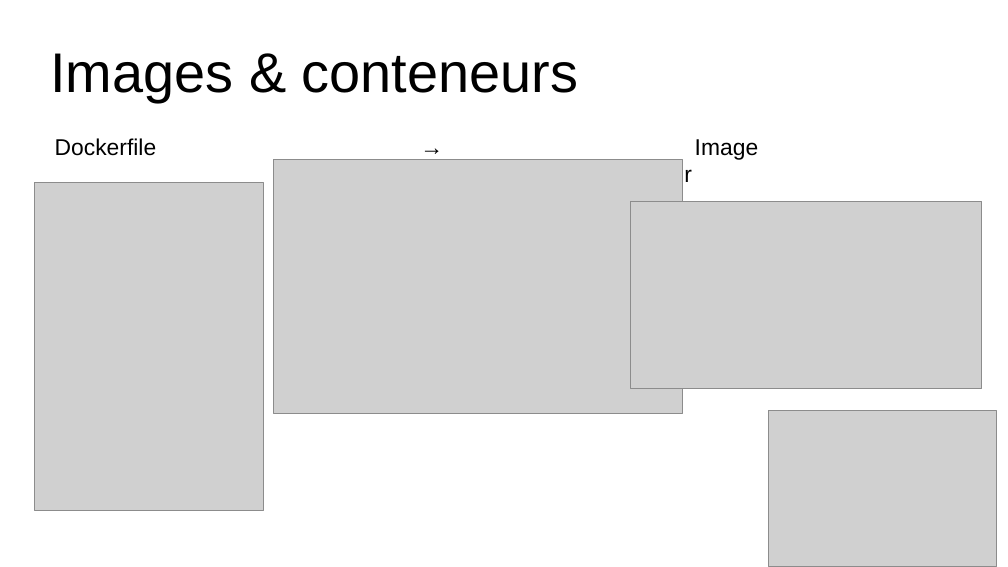
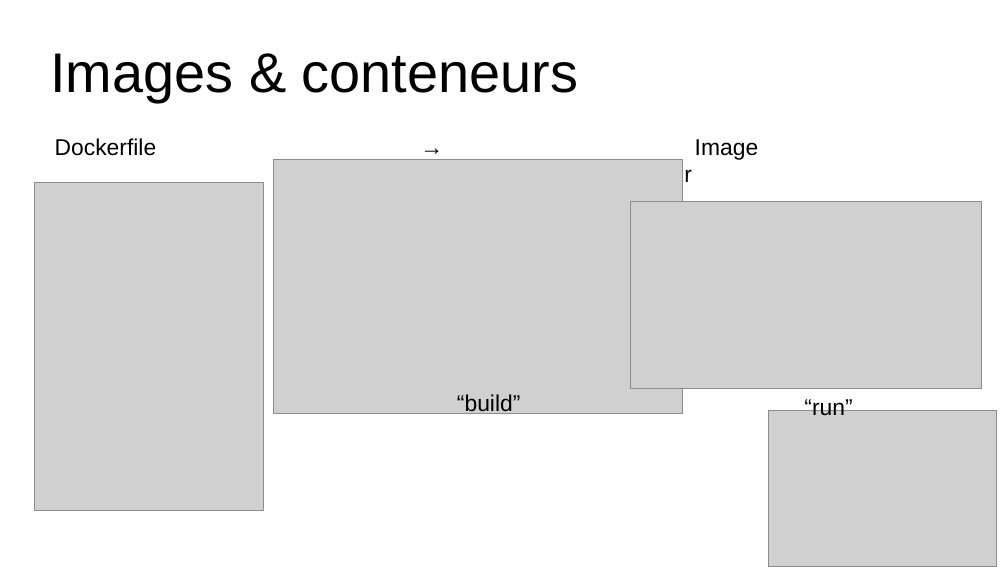
Before and after one commit to 0ctavia/dockernight, a slide deck: slide 6 of dockerpresentation.odp. Drawn at 1008x567 pixels with LibreOffice and Linux fonts; fonts in the diff are those of the drawing; grey boxes stand for pictures. Boxes give left, top, right and bottom in pixels: in the first picture for what was removed or moved away, otherwise in the second. Text is boxed around its words. In the diff, an @@ line names an element or a change of style, - is before the commit and + after.

```diff
--- a/dockerpresentation.odp
+++ b/dockerpresentation.odp
@@ text added at (457, 394, 520, 417), 18 pt, text #000000 @@
+“build”
@@ text added at (804, 397, 852, 416), 18 pt, text #000000 @@
+“run”
```
Also in this commit, not shown: 1 other file.
